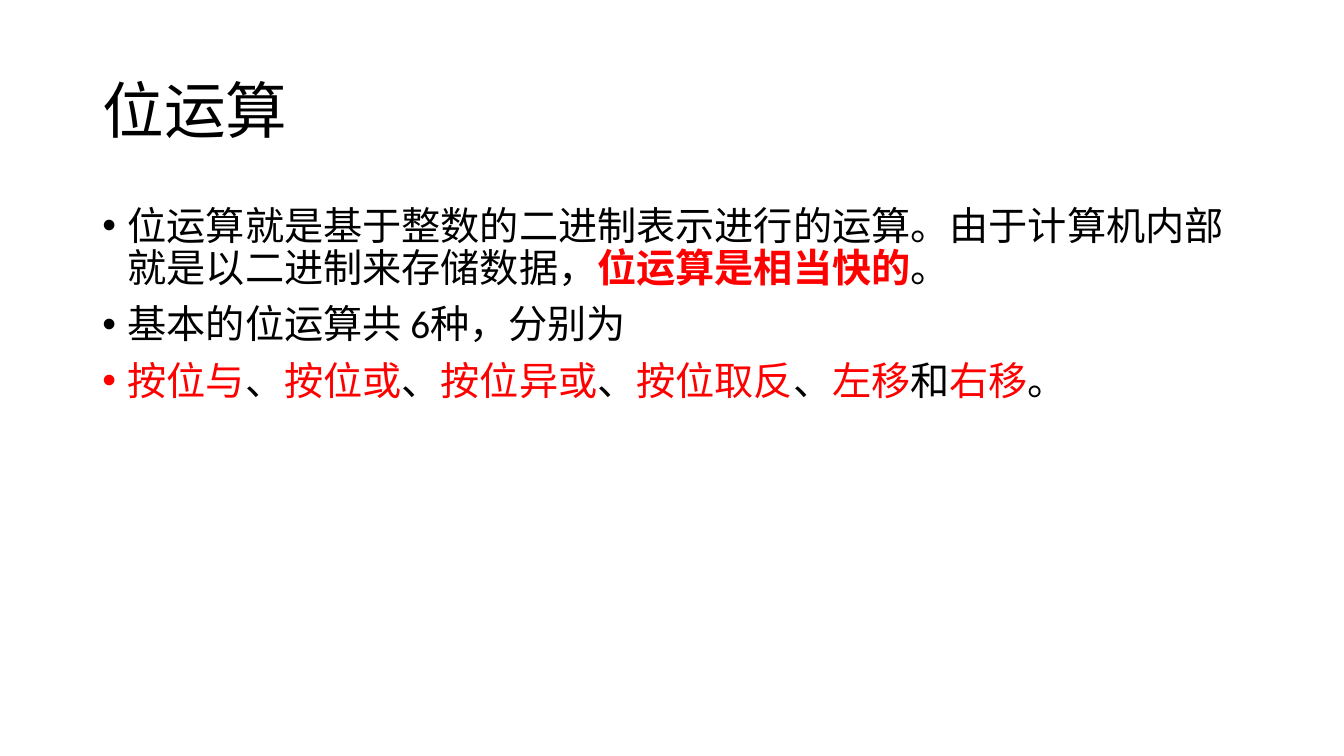
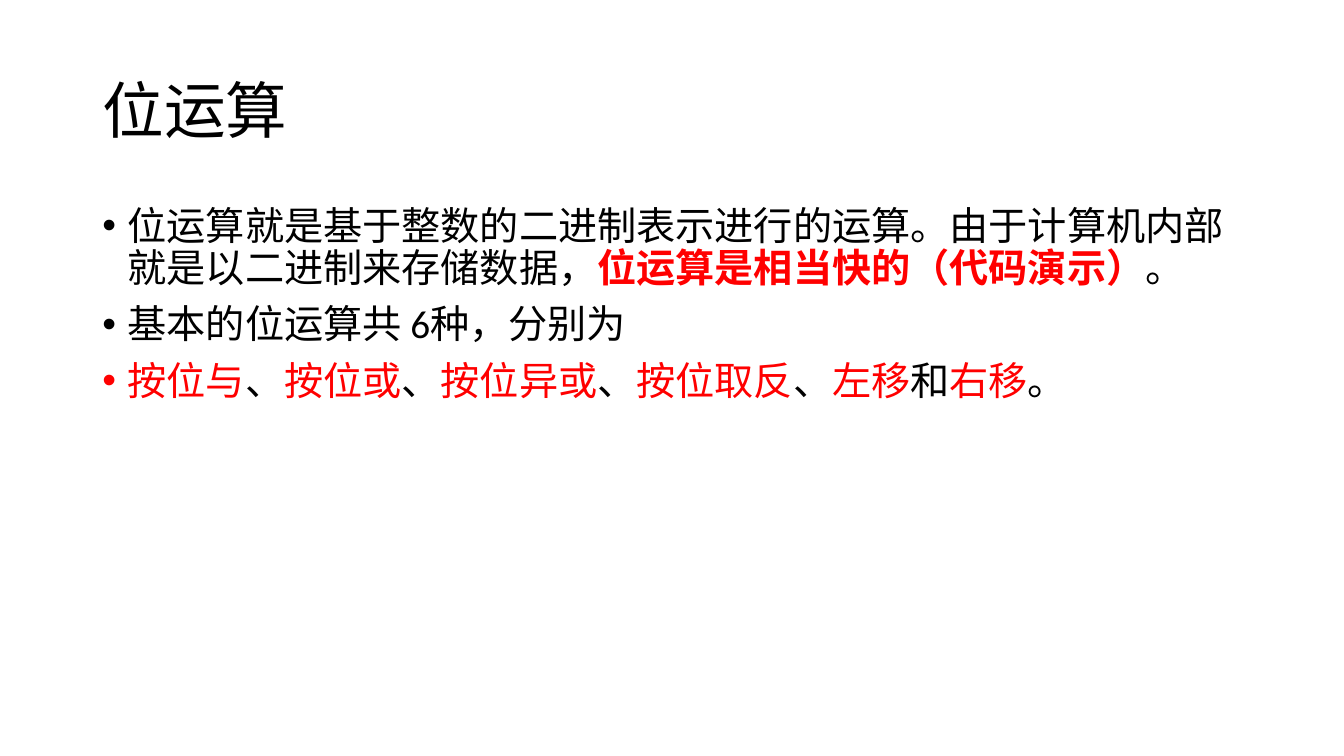
Before and after one commit to ztg-666/suanfa, a slide deck: slide 3 of 算法竞赛ppt/001_二进制和位运算.pptx. Drawn at 1344x756 pixels with LibreOffice and Linux fonts; fonts in the diff are those of the drawing. Boxes give left, top, right and bottom in pixels: in the first picture for what was removed or moved away, otherwise in the second. Text is boxed around its words. In the diff, an @@ line names an element or a change of style, - is before the commit and + after.

```diff
--- a/算法竞赛ppt/001_二进制和位运算.pptx
+++ b/算法竞赛ppt/001_二进制和位运算.pptx
@@ text at <box>128,207,1224,286</box>: text changed @@
-• 位运算就是基于整数的二进制表示进行的运算。由于计算机内部就是以二进制来存储数据，位运算是相当快的。
+• 位运算就是基于整数的二进制表示进行的运算。由于计算机内部就是以二进制来存储数据，位运算是相当快的（代码演示）。
```
Also in this commit, not shown: 3 other slides changed, 2 slides added, 2 slides removed, 3 other files.
